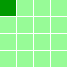
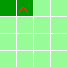
Layers edited between the first and the second (67, 67) image:
painted on "Layer 1" over <box>17,0,33,16</box>
